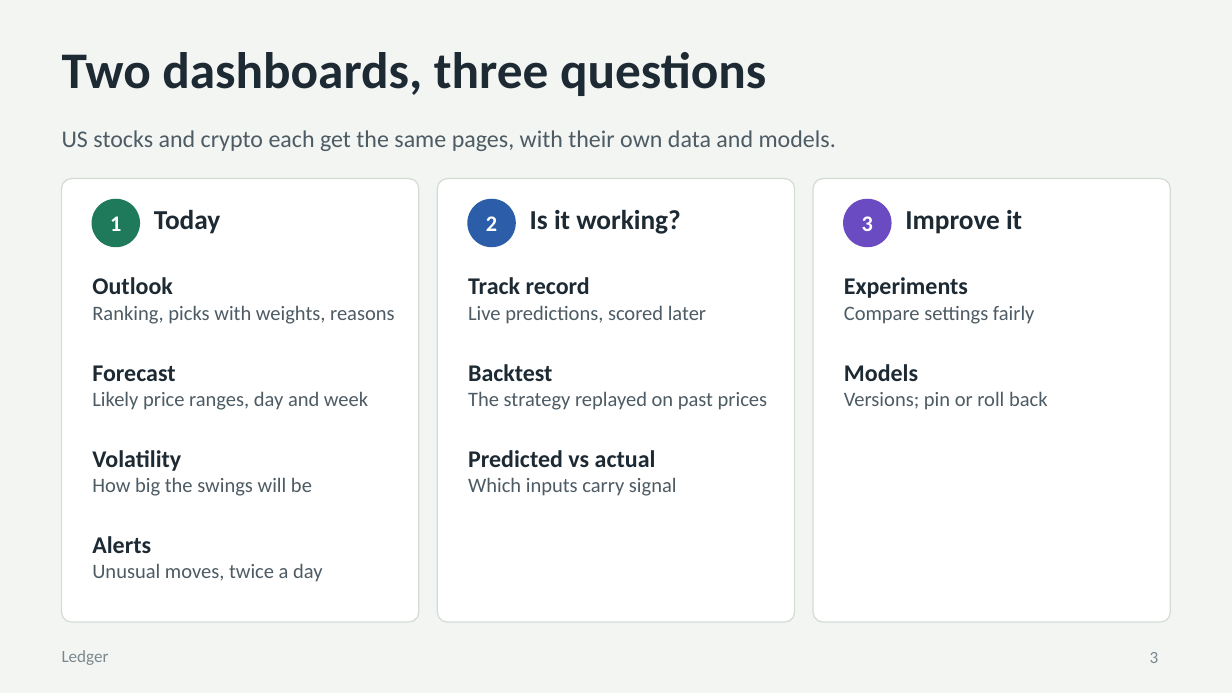
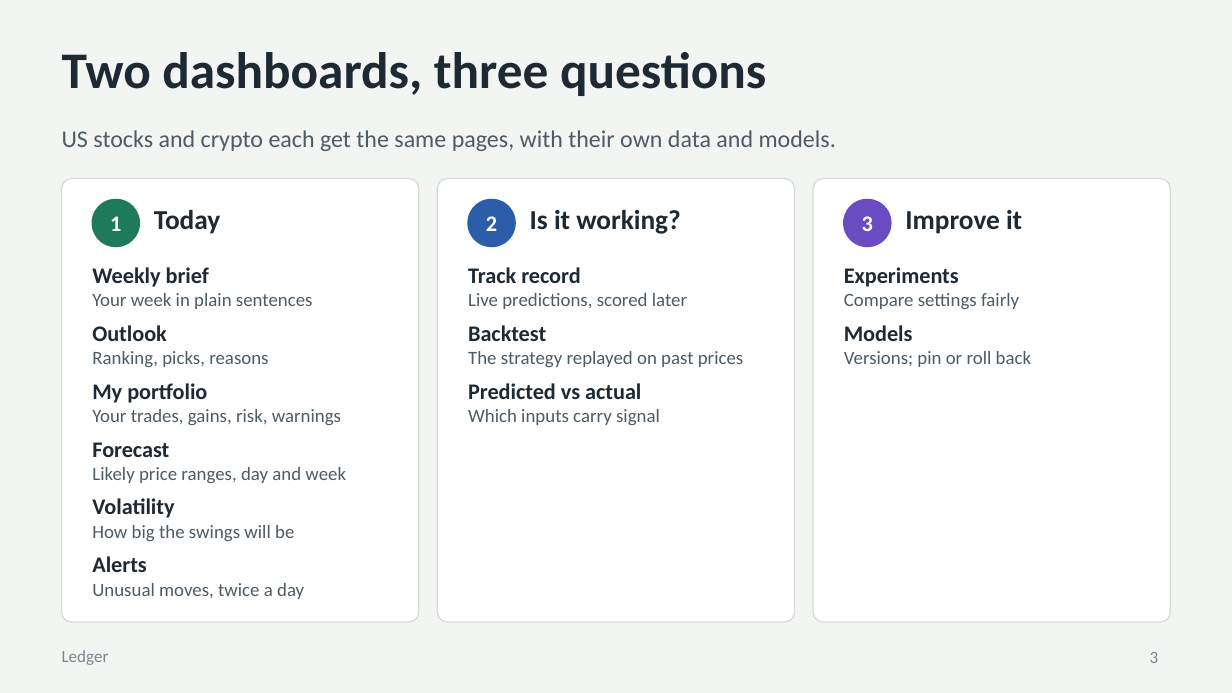
Before and after one commit to elyr/stock-market-predictor, a slide deck: slide 3 of docs/presentation/Ledger.pptx. Drawn at 1232x693 pixels with LibreOffice and Linux fonts; fonts in the diff are those of the drawing. Boxes give left, top, right and bottom in pixels: in the first picture for what was removed or moved away, otherwise in the second. Text is boxed around its words. In the diff, an @@ line names an element or a change of style, - is before the commit and + after.

```diff
--- a/docs/presentation/Ledger.pptx
+++ b/docs/presentation/Ledger.pptx
@@ text added at [92, 267, 313, 309], 11 pt, text #4D5B64 @@
+Weekly brief
+Your week in plain sentences
@@ text "Track record": place and size @@
-text "Track record" at [468, 277, 706, 324]
+text "Track record" at [468, 267, 687, 309]
@@ text "Track record" at [468, 267, 687, 309]: size 14 to 13 pt in "Track record"; size 12 to 11 pt in "Live predictions, scored later" @@
@@ text "Experiments": place and size @@
-text "Experiments" at [844, 277, 1035, 324]
+text "Experiments" at [844, 267, 1019, 309]
@@ text "Experiments" at [844, 267, 1019, 309]: size 14 to 13 pt in "Experiments"; size 12 to 11 pt in "Compare settings fairly" @@
@@ text at [92, 325, 167, 341]: size 14 to 13 pt in "Outlook" @@
@@ text "Outlook": place and size @@
-text "Outlook" at [92, 277, 395, 324]
+text "Outlook" at [92, 325, 268, 367]
@@ text "Backtest": place and size @@
-text "Backtest" at [468, 364, 767, 410]
+text "Backtest" at [468, 325, 744, 367]
@@ text "Backtest" at [468, 325, 744, 367]: size 14 to 13 pt in "Backtest"; size 12 to 11 pt in "The strategy replayed on past prices" @@
@@ text "Models": place and size @@
-text "Models" at [844, 364, 1048, 410]
+text "Models" at [844, 325, 1031, 367]
@@ text "Models" at [844, 325, 1031, 367]: size 14 to 13 pt in "Models"; size 12 to 11 pt in "Versions; pin or roll back" @@
@@ text at [92, 351, 268, 367]: text changed; size 12 to 11 pt @@
-Ranking, picks with weights, reasons
+Ranking, picks, reasons
@@ text added at [92, 383, 341, 425], 11 pt, text #4D5B64 @@
+My portfolio
+Your trades, gains, risk, warnings
@@ text "Predicted vs actual": place and size @@
-text "Predicted vs actual" at [468, 450, 677, 496]
+text "Predicted vs actual" at [468, 383, 660, 425]
@@ text "Predicted vs actual" at [468, 383, 660, 425]: size 14 to 13 pt in "Predicted vs actual"; size 12 to 11 pt in "Which inputs carry signal" @@
@@ text "Forecast": place and size @@
-text "Forecast" at [92, 365, 368, 410]
+text "Forecast" at [92, 442, 346, 483]
@@ text "Forecast" at [92, 442, 346, 483]: size 14 to 13 pt in "Forecast"; size 12 to 11 pt in "Likely price ranges, day and week" @@
@@ text "Volatility": place and size @@
-text "Volatility" at [92, 450, 312, 496]
+text "Volatility" at [92, 498, 294, 541]
@@ text "Volatility" at [92, 498, 294, 541]: size 14 to 13 pt in "Volatility"; size 12 to 11 pt in "How big the swings will be" @@
@@ text "Alerts": place and size @@
-text "Alerts" at [92, 536, 322, 582]
+text "Alerts" at [92, 556, 304, 599]
@@ text "Alerts" at [92, 556, 304, 599]: size 14 to 13 pt in "Alerts"; size 12 to 11 pt in "Unusual moves, twice a day" @@
```
Also in this commit, not shown: 29 other files.
